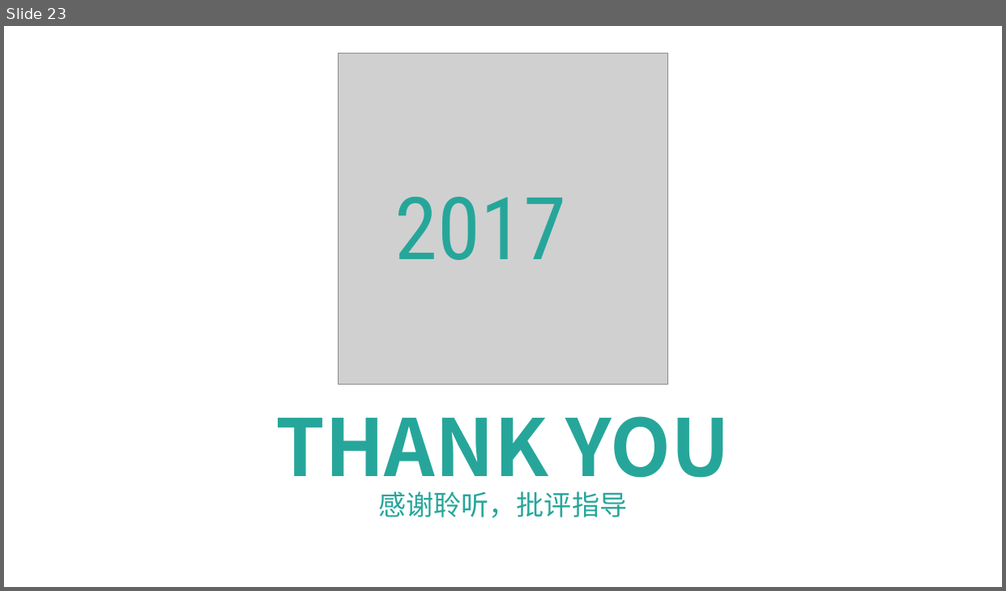
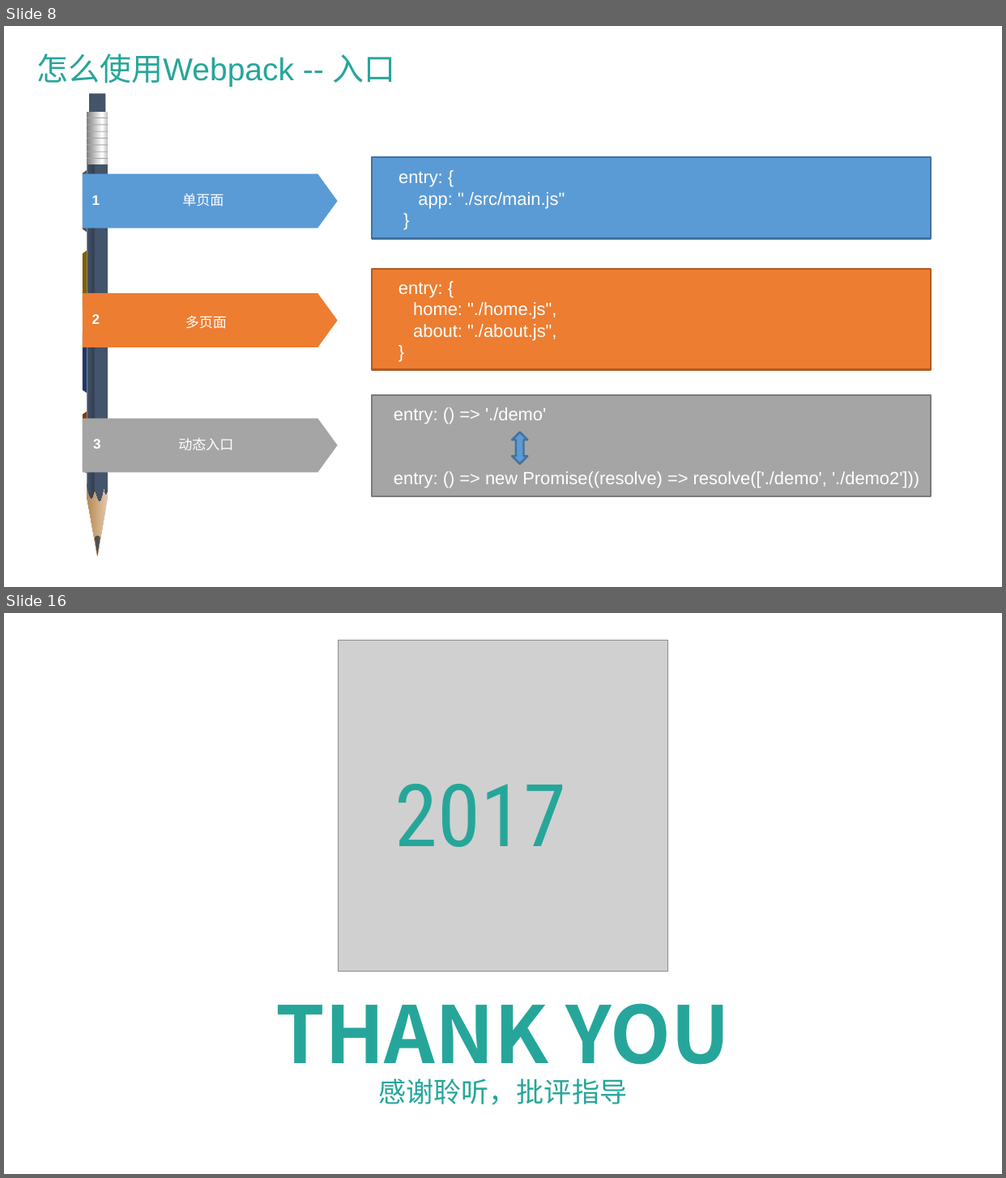
Before and after one commit to wangqiang66/webpack, a slide deck: Webpack简介.pptx. Shown one above the other, each under a label of ours: slide 23 before the commit, slides 8 and 16 after it; the slides between them are not shown. The pictures are 1006x591 and 1006x1178 pixels, drawn with LibreOffice and Linux fonts; fonts in the diff are those of the drawing; grey boxes stand for pictures; background and template pictures are left out. Boxes give left, top, right and bottom in pixels: in the first picture for what was removed or moved away, otherwise in the second. Text is boxed around its words. In the diff, an @@ line names an element or a change of style, - is before the commit and + after.

```diff
--- a/Webpack简介.pptx
+++ b/Webpack简介.pptx
@@ slide 8 added at (x1=4, y1=26, x2=1002, y2=587), background picture (left out) @@
@@ rectangle added at (x1=16, y1=41, x2=991, y2=572), fill #FFFFFF at 80% opacity @@
@@ text added at (x1=36, y1=54, x2=396, y2=87), 32 pt, text #26A69A @@
+怎么使用Webpack -- 入口
@@ rectangle added at (x1=372, y1=157, x2=930, y2=238), fill #5B9BD5, outline #43739E 2 pt, 18 pt, text #FFFFFF @@
+entry: {
+app: "./src/main.js"
+}
@@ rectangle added at (x1=372, y1=269, x2=931, y2=370), fill #ED7D31, outline #AF5C24 2 pt, 18 pt, text #FFFFFF @@
+entry: {
+home: "./home.js",
+about: "./about.js",
+}
@@ rectangle added at (x1=372, y1=396, x2=930, y2=497), fill #A5A5A5, outline #7A7A7A 2 pt, 18 pt, text #FFFFFF @@
+entry: () => './demo'
+entry: () => new Promise((resolve) => resolve(['./demo', './demo2']))
@@ group added at (x1=83, y1=93, x2=338, y2=557): 7 lines, 6 texts, 4 pentagon arrows, 4 trapezoids, 2 freeform shapes, 2 rectangles @@
+单页面
+1
+2
+3
+多页面
+动态入口
@@ up down arrow added at (x1=512, y1=432, x2=528, y2=464), fill #5B9BD5, outline #43739E 2 pt @@
@@ what was slide 23 is now slide 16 @@
```
Also in this commit, not shown: 1 slide changed, 7 other slides added, 16 slides removed, 1 other file.
